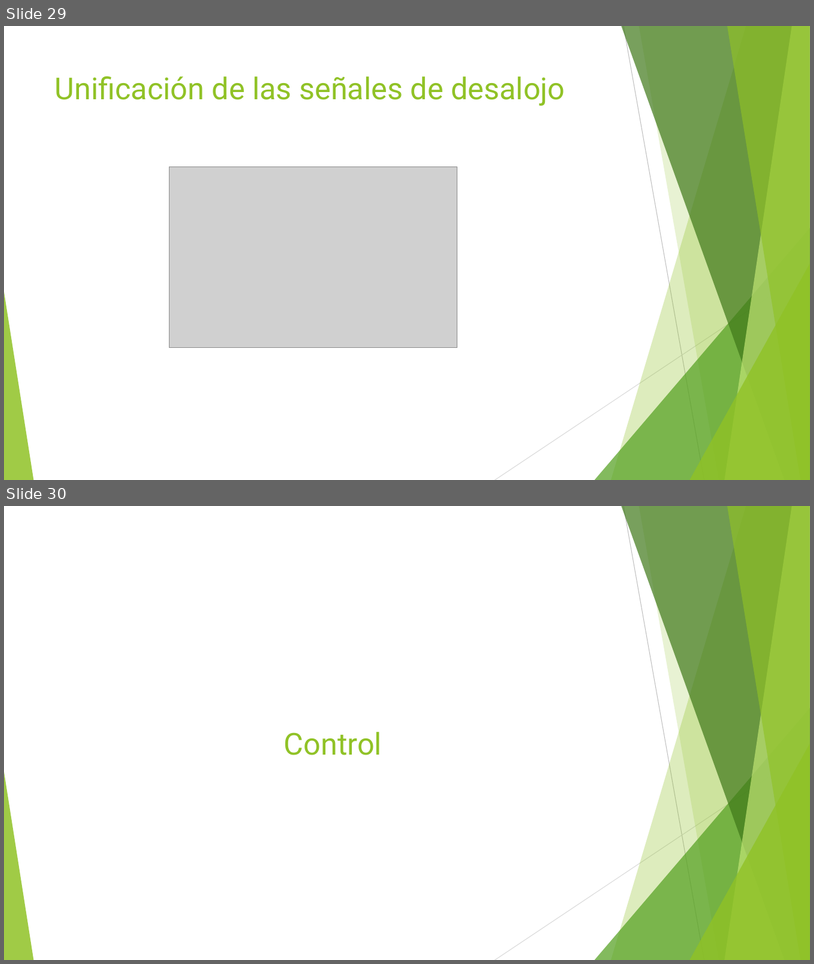
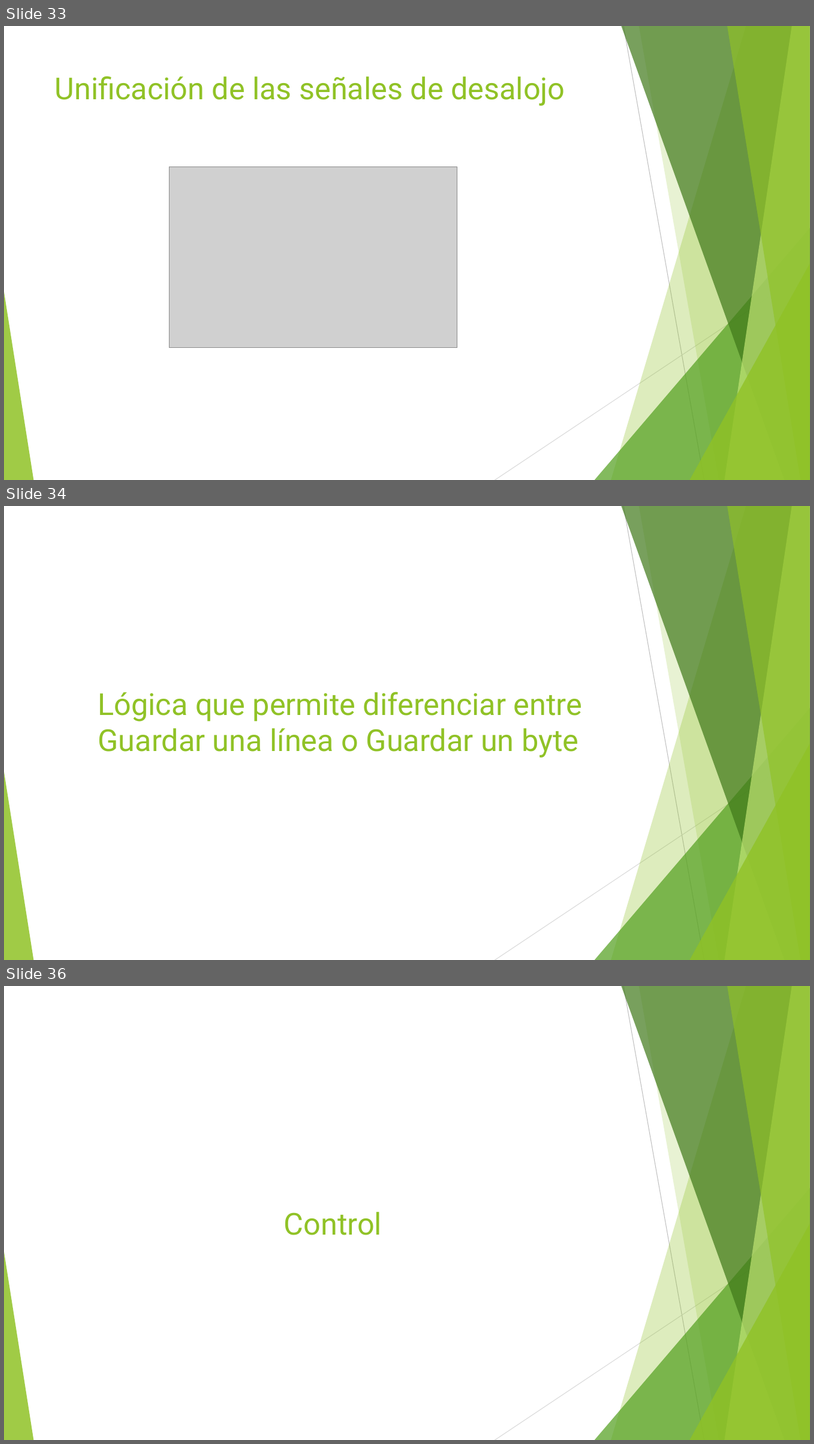
Before and after one commit to debruynmonge/Segundo-Proyecto-Arquitecura-de-Computadores, a slide deck: Proyecto de Arquitectura de Computadoras.pptx. Shown one above the other, each under a label of ours: slides 29 and 30 before the commit, slides 33, 34 and 36 after it; the slides between them are not shown. The pictures are 814x964 and 814x1444 pixels, drawn with LibreOffice and Linux fonts; fonts in the diff are those of the drawing; grey boxes stand for pictures. Boxes give left, top, right and bottom in pixels: in the first picture for what was removed or moved away, otherwise in the second. Text is boxed around its words. In the diff, an @@ line names an element or a change of style, - is before the commit and + after.

```diff
--- a/Proyecto de Arquitectura de Computadoras.pptx
+++ b/Proyecto de Arquitectura de Computadoras.pptx
@@ slide 34 added at [4,506,810,960], background #FFFFFF; not listed: 10 template elements that a slide beside it also shows @@
@@ title added at [98,691,582,757], 36 pt, text #90C226 @@
+Lógica que permite diferenciar entre Guardar una línea o Guardar un byte
@@ what was slide 29 is now slide 33 @@
@@ what was slide 30 is now slide 36 @@
```
Also in this commit, not shown: 1 slide changed, 7 other slides added, 6 slides removed, 1 other file.
